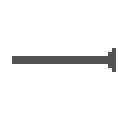
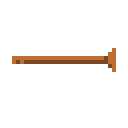
Two versions of the same layered image (128x128). Layer-by-layer changes:
hid "Capa 16 copia" over 12, 48, 116, 72
showed "Capa 16" over 12, 48, 116, 72
